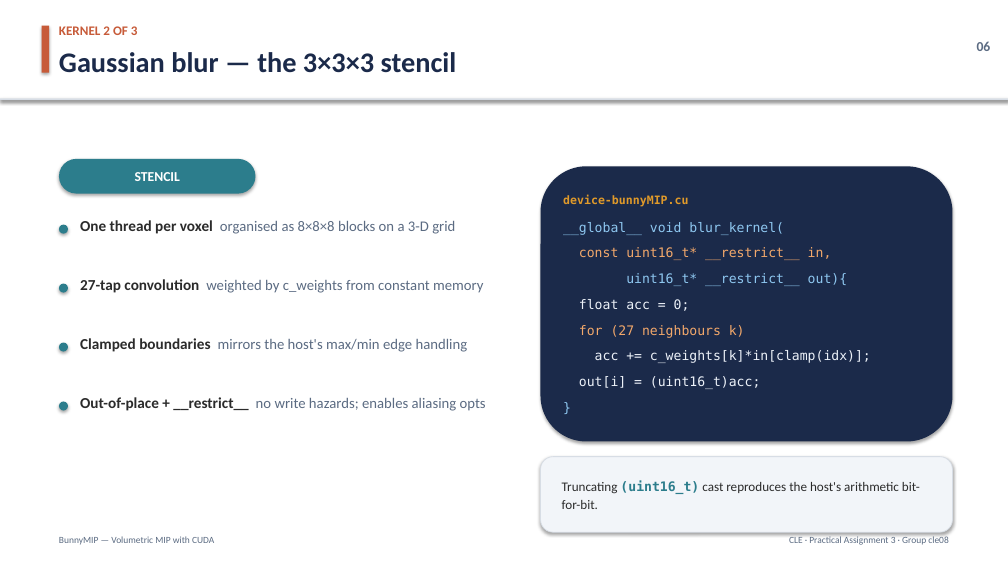
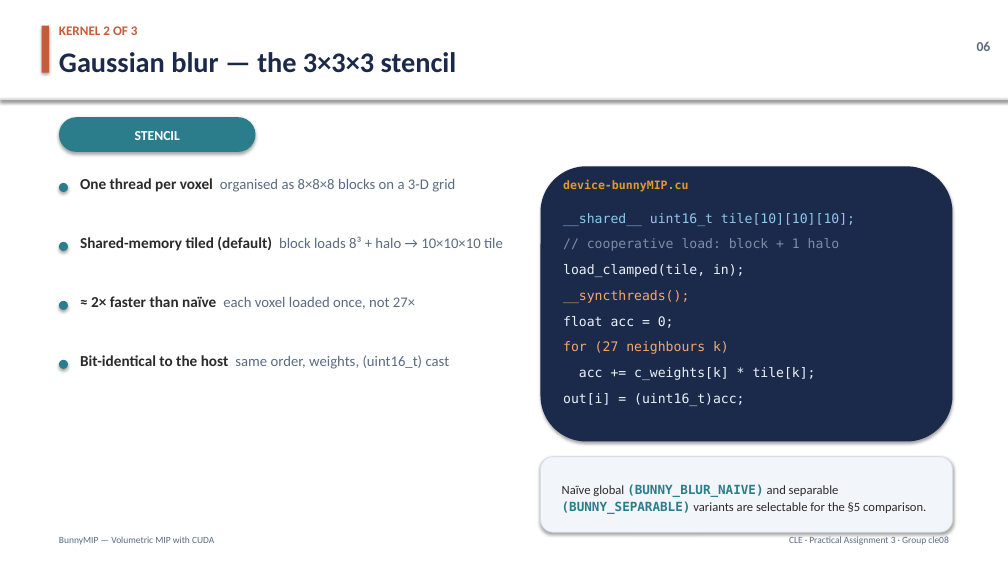
Before and after one commit to hujuc/BunnyMIP-CUDA-CLE, a slide deck: slide 6 of docs/BunnyMIP-Presentation.pptx. Drawn at 1008x567 pixels with LibreOffice and Linux fonts; fonts in the diff are those of the drawing. Boxes give left, top, right and bottom in pixels: in the first picture for what was removed or moved away, otherwise in the second. Text is boxed around its words. In the diff, an @@ line names an element or a change of style, - is before the commit and + after.

Commit message:
Update presentation materials and TODO list for BunnyMIP project

```diff
--- a/docs/BunnyMIP-Presentation.pptx
+++ b/docs/BunnyMIP-Presentation.pptx
@@ text "device-bunnyMIP.cu": place and size @@
-text "device-bunnyMIP.cu" at <box>563,195,688,207</box>
+text "device-bunnyMIP.cu" at <box>563,180,688,192</box>
@@ text at <box>80,236,503,251</box>: text changed @@
-27-tap convolution weighted by c_weights from constant memory
+Shared-memory tiled (default) block loads 8³ + halo → 10×10×10 tile
@@ text at <box>563,213,855,226</box>: text changed @@
-__global__ void blur_kernel(
+__shared__ uint16_t tile[10][10][10];
@@ text at <box>587,238,840,251</box>: text changed; text colour #F2A86B to #7E8CA8 @@
-const uint16_t* __restrict__ in,
+// cooperative load: block + 1 halo
@@ text at <box>563,264,745,277</box>: text changed; text colour #8EC7F0 to #ECF1F8 @@
-uint16_t* __restrict__ out){
+load_clamped(tile, in);
@@ text at <box>91,296,415,309</box>: text changed @@
-Clamped boundaries mirrors the host's max/min edge handling
+≈ 2× faster than naïve each voxel loaded once, not 27×
@@ text added at <box>563,290,689,303</box>, 12.5 pt, text #F2A86B @@
+__syncthreads();
@@ 4 ellipses, 2 texts, 1 rounded rectangle: place and size @@
-4 ellipses, 2 texts, 1 rounded rectangle at <box>59,159,455,411</box>
+4 ellipses, 2 texts, 1 rounded rectangle at <box>59,117,455,369</box>
@@ text at <box>80,355,450,369</box>: text changed @@
-Out-of-place + __restrict__ no write hazards; enables aliasing opts
+Bit-identical to the host same order, weights, (uint16_t) cast
@@ text at <box>579,367,816,380</box>: text changed @@
-acc += c_weights[k]*in[clamp(idx)];
+acc += c_weights[k] * tile[k];
@@ 3 texts: place and size @@
-3 texts at <box>579,299,760,389</box>
+3 texts at <box>563,316,744,406</box>
@@ text removed at <box>563,399,930,415</box> @@
-}
@@ text at <box>562,484,926,514</box>: text changed; size 12.5 to 12 pt @@
-Truncating (uint16_t) cast reproduces the host's arithmetic bit-for-bit.
+Naïve global (BUNNY_BLUR_NAIVE) and separable (BUNNY_SEPARABLE) variants are selectable for the §5 comparison.
```
Also in this commit, not shown: 9 other slides changed, 5 other files.
